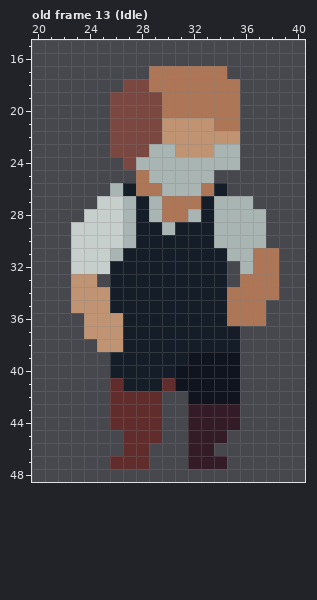
Pixel-art file -- MagaraJam5/Assets/Sprites/Npc/Blacksmith/Blacksmith.aseprite. Above, as it was before the edit.
64x64 pixels, 21 frames. Shown: old frame 13 (Idle): x 20..40, y 15..48. The commit also changed other frames, which this record leaves out.
Once edited:
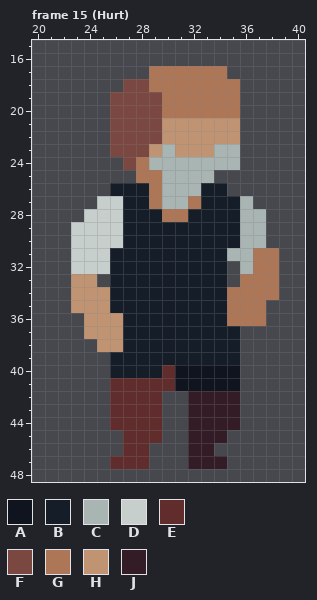
Palette (. is transparent): A #10141f  B #151d28  C #a8b5b2  D #c7cfcc  E #602c2c  F #7a4841  G #ad7757  H #c09473  J #341c27
A new or re-ordered frame is compared with the old frame closest to it.
From old to new:
frames 21 -> 35
Frame 15 (Hurt) is new; against old frame 13 (Idle):
Colour A gives way to colour B in row 39 at x 32 to 35.
Colour C gives way to colour B in row 26 at x 26; in row 27 at x 27 and 34 to 35; in row 28 at x 27, 29, 32 and 34 to 35; in row 29 at x 27, 30 and 34 to 35; in row 30 at x 27 and 34 to 35; in row 31 at x 26.
Colour G gives way to colour B in row 26 at x 28 and 33.
Colour G gives way to colour C in row 27 at x 30 to 31.
Colour B gives way to colour E in row 40 at x 30; in row 41 at x 27 to 29.
Colour C gives way to colour G in row 24 at x 28; in row 25 at x 29; in row 27 at x 29.
Colour C gives way to colour H in row 23 at x 29.
Colour G gives way to colour H in row 21 at x 34 to 35.
Colour A gives way to colour J in row 42 at x 32 to 35.
Where, in picture pixels (left, top, right, bottom), the same in both pictures:
changed: (110, 118, 240, 261)
changed: (123, 352, 240, 404)
